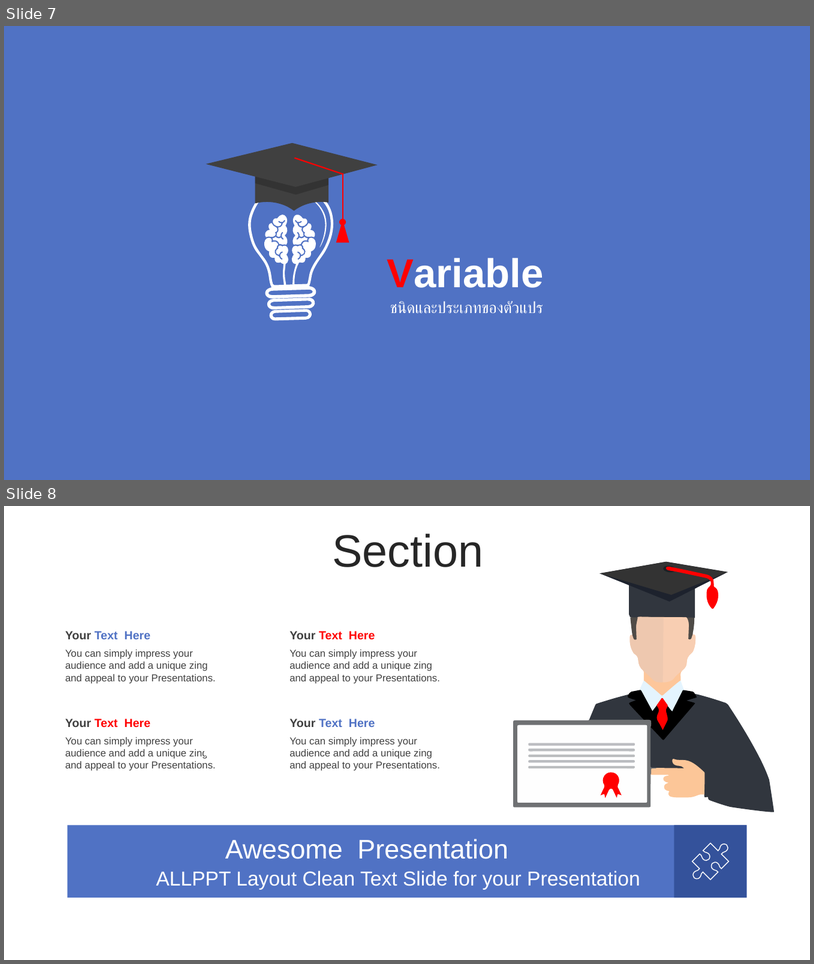
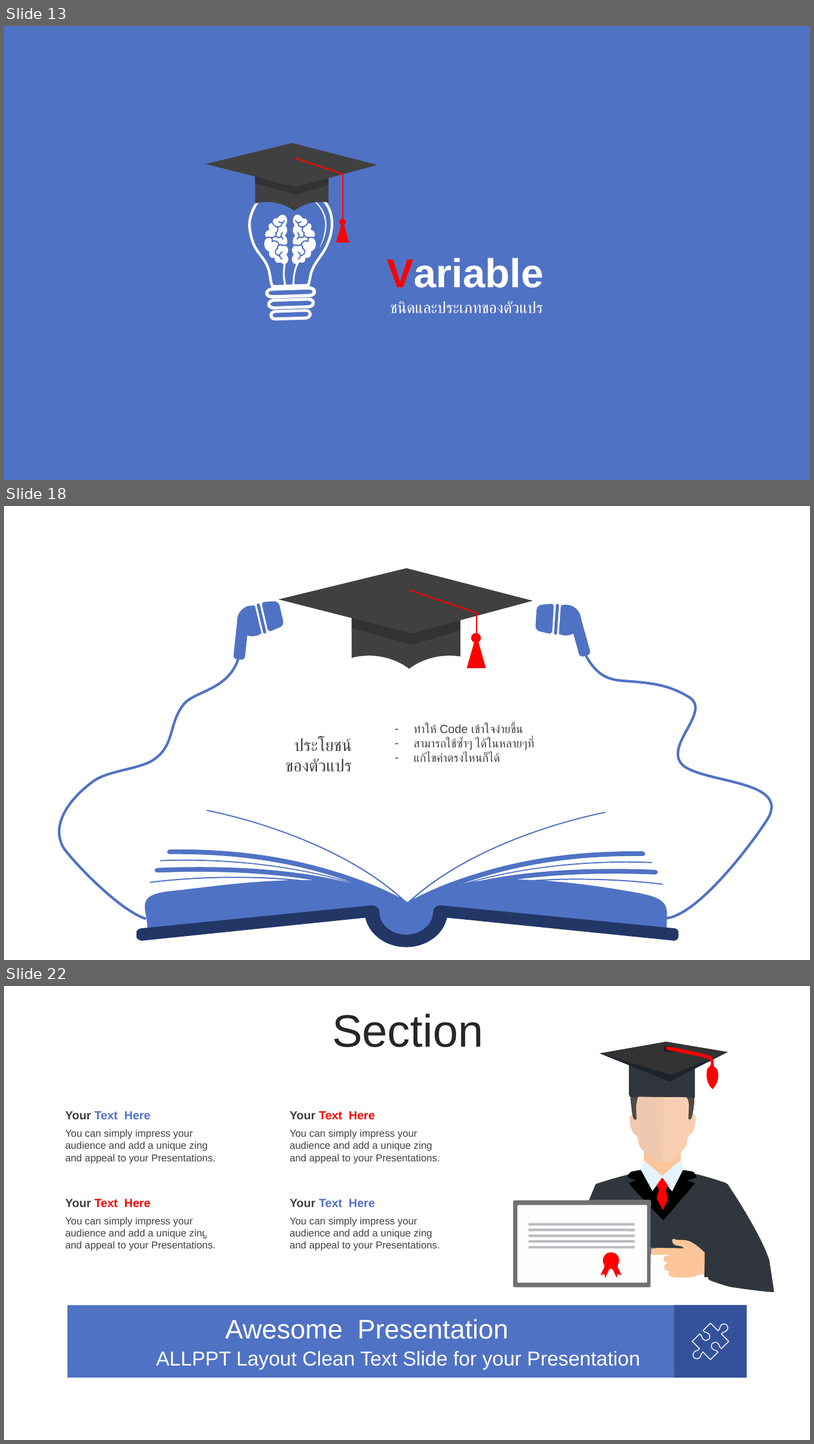
Before and after one commit to WatcharapolxFa/SolveProblemsIn-C-Language, a slide deck: LearnC/C.pptx. Shown one above the other, each under a label of ours: slides 7 and 8 before the commit, slides 13, 18 and 22 after it; the slides between them are not shown. The pictures are 814x964 and 814x1444 pixels, drawn with LibreOffice and Linux fonts; fonts in the diff are those of the drawing. Boxes give left, top, right and bottom in pixels: in the first picture for what was removed or moved away, otherwise in the second. Text is boxed around its words. In the diff, an @@ line names an element or a change of style, - is before the commit and + after.

```diff
--- a/LearnC/C.pptx
+++ b/LearnC/C.pptx
@@ slide 18 added at bbox=[4, 506, 810, 960], background #FFFFFF @@
@@ group added at bbox=[231, 598, 285, 660]: 2 rounded rectangles, 1 chord (boxed as its full ellipse), 1 freeform shape @@
@@ group added at bbox=[536, 600, 591, 657]: 2 rounded rectangles, 1 chord (boxed as its full ellipse), 1 freeform shape @@
@@ group added at bbox=[279, 568, 533, 669]: 3 freeform shapes, 2 lines, 1 triangle, 1 ellipse @@
@@ freeform shape added at bbox=[59, 659, 238, 919], outline #5072C4 3 pt @@
@@ freeform shape added at bbox=[584, 650, 772, 919], outline #5072C4 3 pt @@
@@ text added at bbox=[285, 738, 352, 772], 20 pt, text #404040 @@
+ประโยชน์
+ของตัวแปร
@@ text added at bbox=[414, 724, 534, 762], 14 pt, text #404040 @@
+– ทำให้ Code เข้าใจง่ายขึ้น
+– สามารถใช้ซ้ำๆ ได้ในหลายๆที่
+– แก้ไขค่าตรงไหนก็ได้
@@ group added at bbox=[136, 794, 679, 947]: 4 freeform shapes @@
@@ what was slide 7 is now slide 13 @@
@@ what was slide 8 is now slide 22 @@
```
Also in this commit, not shown: 2 slides changed, 14 other slides added, 3 slides removed, 3 other files.
